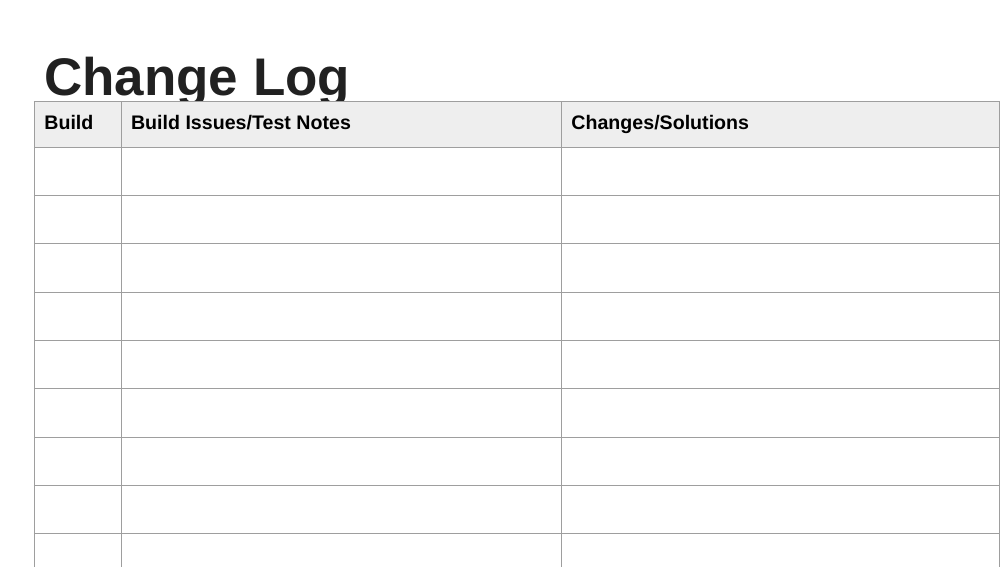
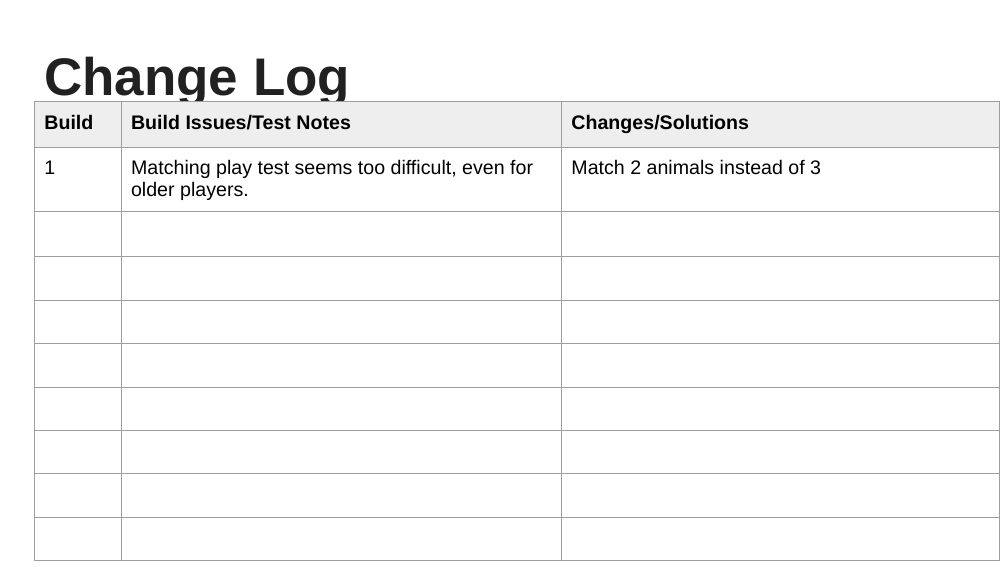
Before and after one commit to JasonKotrady/PCC, a slide deck: slide 5 of PCC Game Pitch.pptx. Drawn at 1008x567 pixels with LibreOffice and Linux fonts; fonts in the diff are those of the drawing. Boxes give left, top, right and bottom in pixels: in the first picture for what was removed or moved away, otherwise in the second. Text is boxed around its words. In the diff, an @@ line names an element or a change of style, - is before the commit and + after.

Commit message:
Play Testing
Added Playtesting Rules and Results to PPT. The video made it too large to share so I will upload that separately.

```diff
--- a/PCC Game Pitch.pptx
+++ b/PCC Game Pitch.pptx
@@ table at box(34, 102, 1000, 565) @@
+row 2: 1 | Matching play test seems too difficult, even for older players. | Match 2 animals instead of 3
-row 10:  |  | 
```
Also in this commit, not shown: 2 other slides changed, 2 slides added, 1 other file.
